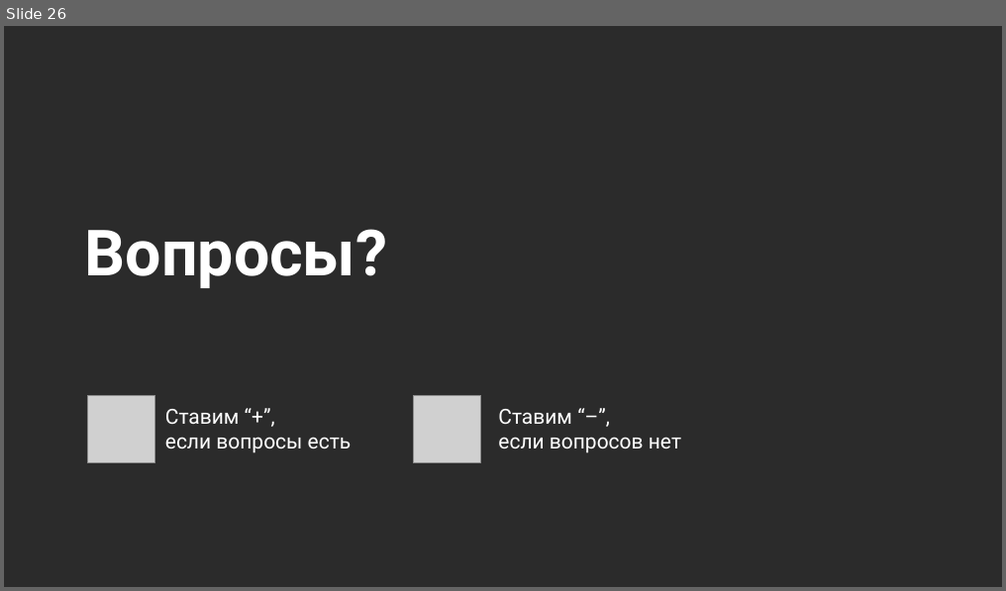
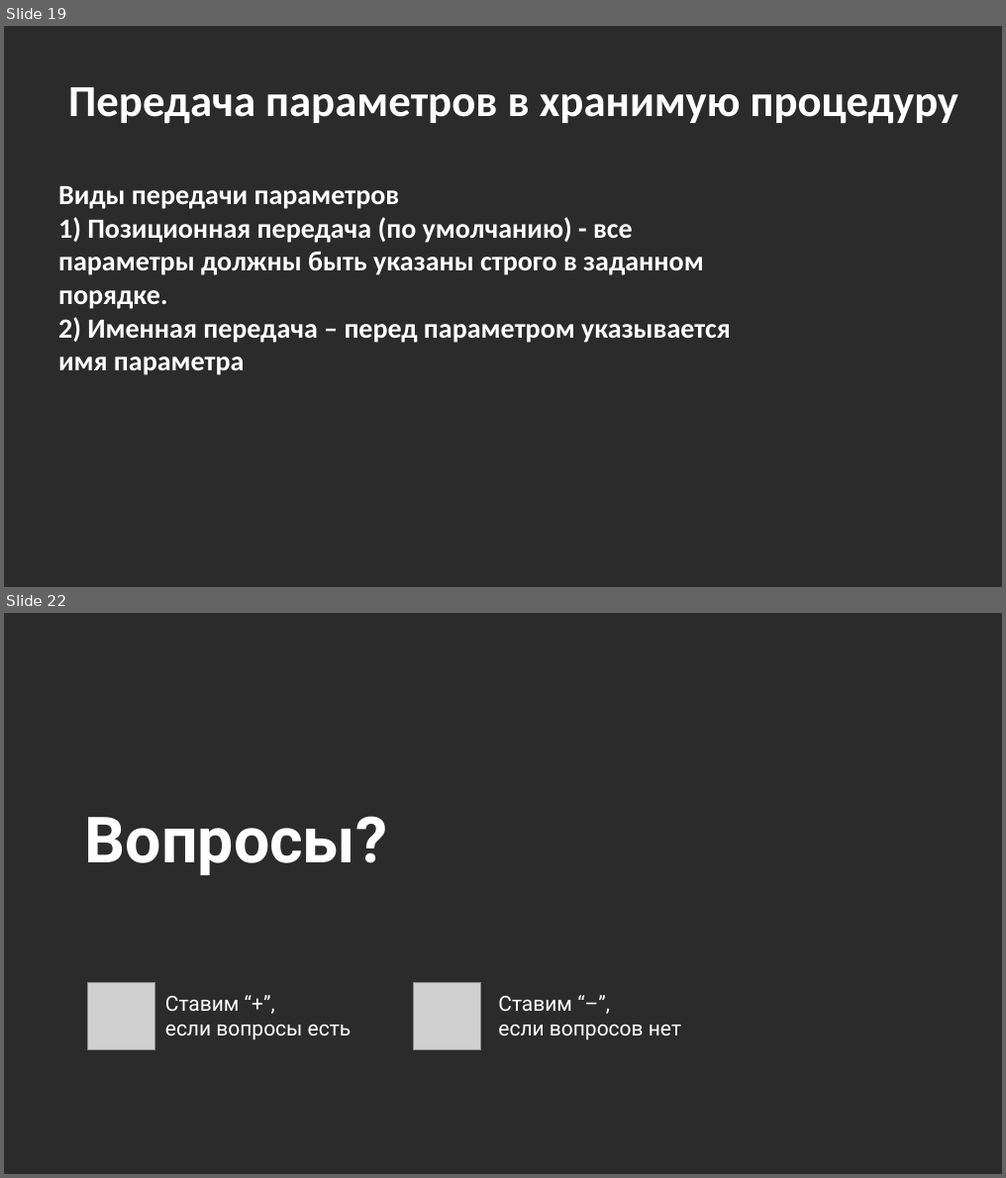
Before and after one commit to MarinaPaley/OTUS, a slide deck: Программирование.pptx. Shown one above the other, each under a label of ours: slide 26 before the commit, slides 19 and 22 after it; the slides between them are not shown. The pictures are 1006x591 and 1006x1178 pixels, drawn with LibreOffice and Linux fonts; fonts in the diff are those of the drawing; grey boxes stand for pictures; background and template pictures are left out; a plain dark background stands for a picture behind light text. Boxes give left, top, right and bottom in pixels: in the first picture for what was removed or moved away, otherwise in the second. Text is boxed around its words. In the diff, an @@ line names an element or a change of style, - is before the commit and + after.

```diff
--- a/Программирование.pptx
+++ b/Программирование.pptx
@@ slide 19 added at box(4, 26, 1002, 587), background picture (left out) @@
@@ title added at box(68, 87, 958, 124), 32 pt, text #FFFFFF, bold @@
+Передача параметров в хранимую процедуру
@@ text added at box(58, 186, 731, 375), 20 pt, text #FFFFFF, bold @@
+Виды передачи параметров
+1) Позиционная передача (по умолчанию) - все
+параметры должны быть указаны строго в заданном
+порядке.
+2) Именная передача – перед параметром указывается
+имя параметра
@@ what was slide 26 is now slide 22 @@
```
Also in this commit, not shown: 2 slides changed, 16 other slides added, 21 slides removed.
